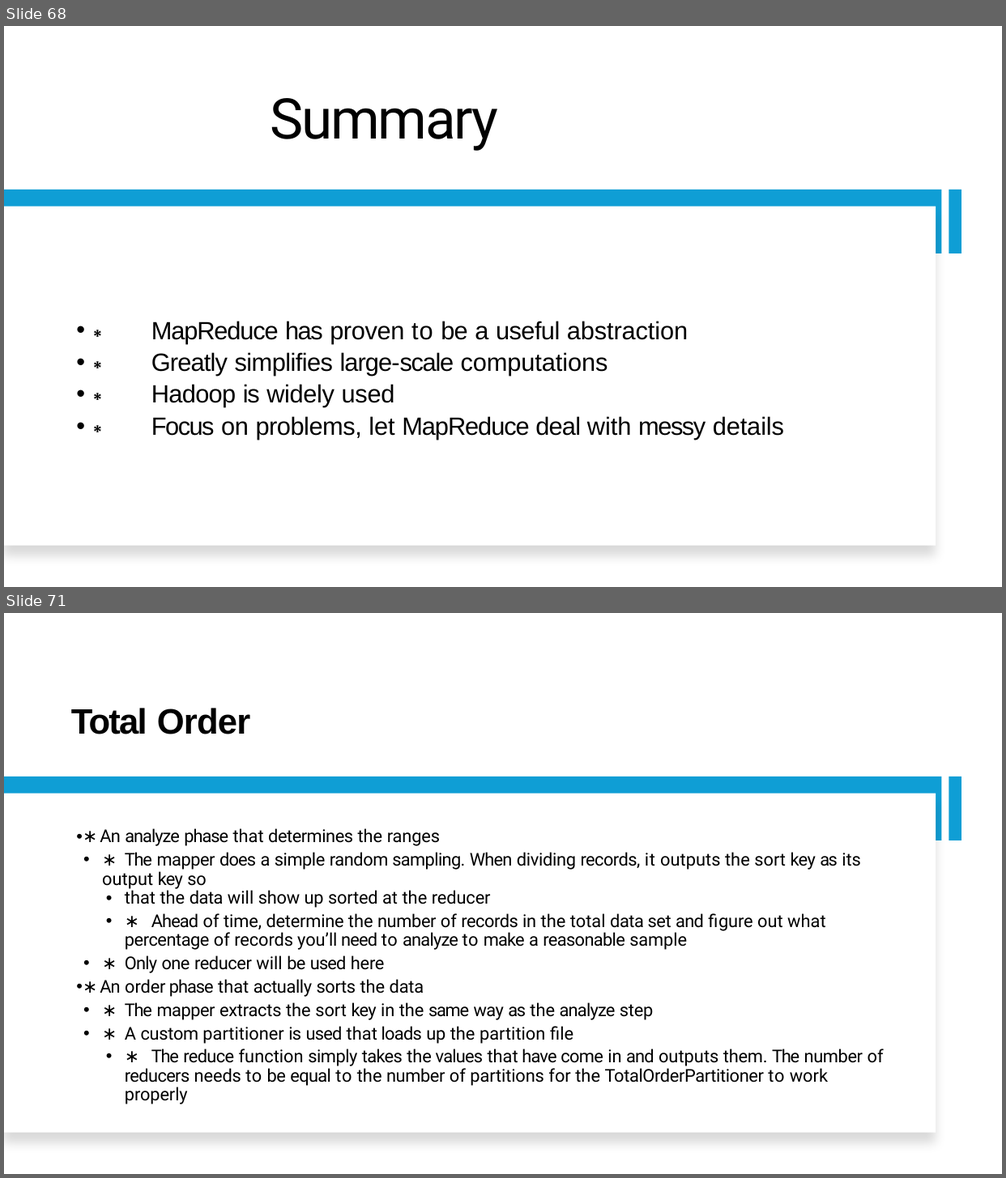
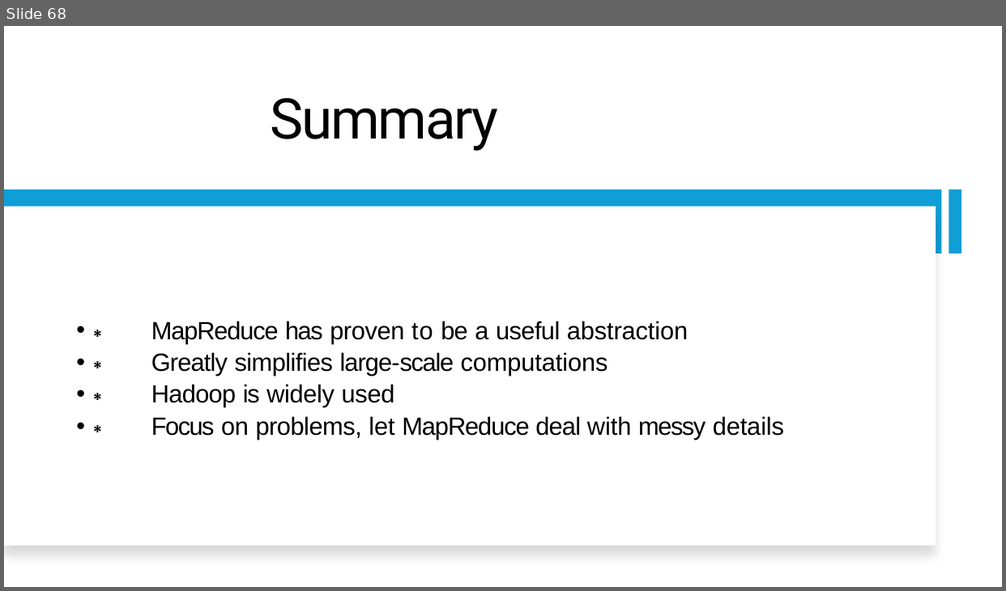
Before and after one commit to zhangyu027/UCI_Hadoop_Apache_Airflow, a slide deck: 02_Slides/M2_Hadoop_HDFS.pptx. Shown one above the other, each under a label of ours: slides 68 and 71 before the commit, slide 68 after it; the slides between them are not shown. The pictures are 1006x1178 and 1006x591 pixels, drawn with LibreOffice and Linux fonts; fonts in the diff are those of the drawing. Boxes give left, top, right and bottom in pixels: in the first picture for what was removed or moved away, otherwise in the second. Text is boxed around its words. In the diff, an @@ line names an element or a change of style, - is before the commit and + after.

```diff
--- a/02_Slides/M2_Hadoop_HDFS.pptx
+++ b/02_Slides/M2_Hadoop_HDFS.pptx
@@ slide 71 removed at [4,613,1002,1174], background #FFFFFF @@
@@ text removed at [71,708,250,735] @@
-Total Order
@@ rectangle removed at [4,777,942,841] @@
@@ rectangle removed at [948,777,961,841] @@
@@ rectangle removed at [4,794,936,1133] @@
@@ text removed at [100,828,884,1105] @@
-• ∗ An analyze phase that determines the ranges
-• ∗ The mapper does a simple random sampling. When dividing records, it outputs the sort key as its output key so
-• that the data will show up sorted at the reducer
-• ∗ Ahead of time, determine the number of records in the total data set and figure out what percentage of records you’ll need to analyze to make a reasonable sample
-• ∗ Only one reducer will be used here
-• ∗ An order phase that actually sorts the data
-• ∗ The mapper extracts the sort key in the same way as the analyze step
-• ∗ A custom partitioner is used that loads up the partition file
-• ∗ The reduce function simply takes the values that have come in and outputs them. The number of reducers needs to be equal to the number of partitions for the TotalOrderPartitioner to work properly
```
Also in this commit, not shown: 4 slides changed, 44 other slides removed, 2 other files.
